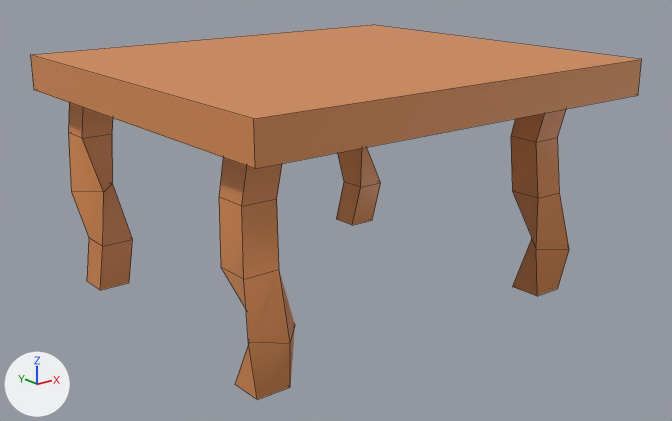
What one commit did to the FBX model src/InMemorian/Assets/models/mesa.fbx.
Camera for both pictures: a 50 mm lens placed at (-0.0706, -0.0892, 0.0456), pointed at (-0.0015, -0.0028, 0.011). The axes (+X, +Y, +Z) are drawn at lower left. The lights are the same throughout. Mesh edges are drawn as thin lines. Where no turn or scale is listed for an object, it has been applied to the vertices.
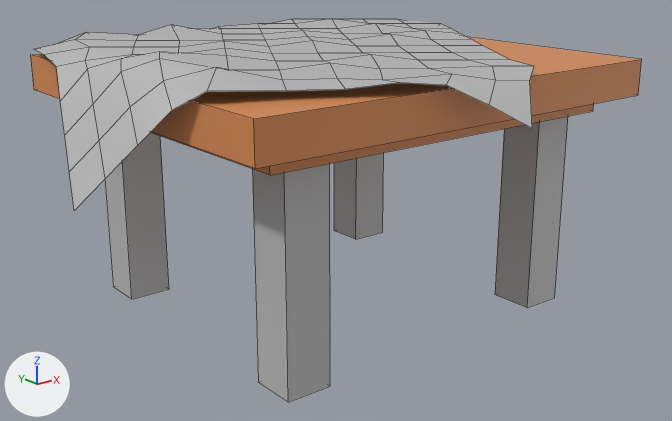
Where the change shows, as pixel boxes (x1, y1, x2, y2) in the pictures (672 x 421 px):
'pPlane1', added
    after: (34, 19, 534, 210)
'pCube4', reshaped, moved, rescaled
    before: (219, 157, 295, 399)
    after: (105, 133, 169, 299)
'pCube3', reshaped, moved, rescaled
    before: (336, 147, 381, 225)
    after: (252, 164, 330, 402)
'pCube5', reshaped, moved, rescaled
    before: (68, 103, 133, 290)
    after: (334, 153, 384, 239)
'pCube6', added
    after: (495, 116, 568, 308)
'pCube2', reshaped, moved, rescaled
    before: (511, 109, 569, 296)
    after: (150, 104, 594, 175)
part 1 of me_mesh_004, cut back
    before: (336, 147, 381, 225)
    after: (252, 164, 330, 402)
part 3 of me_mesh_003, cut back
    before: (68, 103, 133, 290)
    after: (334, 153, 384, 239)
part 5 of me_mesh_001, cut back
    before: (219, 157, 295, 399)
    after: (105, 133, 169, 299)
part 7 of me_mesh_002, cut back
    before: (511, 109, 569, 296)
    after: (150, 104, 594, 175)

Diff of the bpy script that builds the scene:
```diff
--- a/src/InMemorian/Assets/models/mesa.fbx.py
+++ b/src/InMemorian/Assets/models/mesa.fbx.py
@@ me_mesh_004 @@
 # used by ob_pcube3; location = (0.0203, 0.0198, 0.0129); rotation_euler = (1.571, 0.0, 0.0), in degrees (90, 0, 0); scale = (0.00411, 0.0264, 0.00411)
-me_mesh_004.from_pydata(...)  # 20 vertices, 18 faces; spans x -0.97..0.5, y -0.5..0.5, z -0.93..0.97
-me_mesh_004.materials.append(mat_lambert3)  # orange #d88b52
+me_mesh_004.from_pydata(...)  # 8 vertices, 6 faces; spans x -0.5..0.5, y -0.5..0.5, z -0.5..0.5
+# me_mesh_004 part 1
+# 12 vertices are removed from x -0.97..0.5, y -0.25..0.25, z -0.93..0.97
+# 16 faces are deleted
+# 4 new faces join them
+# me_mesh_004 part 2: the surface is now shaded flat
+me_mesh_004.materials.append(mat_lambert1)  # grey #bcbcbc
@@ me_mesh_003 @@
 # used by ob_pcube5; location = (-0.0223, 0.0195, 0.0129); rotation_euler = (1.571, 0.0, 0.0), in degrees (90, 0, 0); scale = (0.00411, 0.0264, 0.00411)
-me_mesh_003.from_pydata(...)  # 20 vertices, 18 faces; spans x -0.97..0.5, y -0.5..0.5, z -0.93..0.97
-me_mesh_003.materials.append(mat_lambert3)  # orange #d88b52
+me_mesh_003.from_pydata(...)  # 8 vertices, 6 faces; spans x -0.5..0.5, y -0.5..0.5, z -0.5..0.5
+# me_mesh_003 part 3
+# 12 vertices are removed from x -0.97..0.5, y -0.25..0.25, z -0.93..0.97
+# 16 faces are deleted
+# 4 new faces join them
+# me_mesh_003 part 4: the surface is now shaded flat
+me_mesh_003.materials.append(mat_lambert1)  # grey #bcbcbc
@@ me_mesh_001 @@
 # used by ob_pcube4; location = (-0.0226, -0.0171, 0.0129); rotation_euler = (1.571, 0.0, 0.0), in degrees (90, 0, 0); scale = (0.00411, 0.0264, 0.00411)
-me_mesh_001.from_pydata(...)  # 20 vertices, 18 faces; spans x -0.77..0.71, y -0.5..0.5, z -0.93..1.18
-me_mesh_001.materials.append(mat_lambert3)  # orange #d88b52
+me_mesh_001.from_pydata(...)  # 8 vertices, 6 faces; spans x -0.5..0.5, y -0.5..0.5, z -0.5..0.5
+# me_mesh_001 part 5
+# 12 vertices are removed from x -0.77..0.71, y -0.25..0.25, z -0.93..1.18
+# 16 faces are deleted
+# 4 new faces join them
+# me_mesh_001 part 6: the surface is now shaded flat
+me_mesh_001.materials.append(mat_lambert1)  # grey #bcbcbc
@@ me_mesh_002 @@
 # used by ob_pcube2; location = (0.0203, -0.0171, 0.0129); rotation_euler = (1.571, 0.0, 0.0), in degrees (90, 0, 0); scale = (0.00411, 0.0264, 0.00411)
-me_mesh_002.from_pydata(...)  # 20 vertices, 18 faces; spans x -0.77..0.71, y -0.5..0.5, z -0.93..1.18
+me_mesh_002.from_pydata(...)  # 8 vertices, 6 faces; spans x -0.5..0.5, y -0.5..0.5, z -0.5..0.5
+# me_mesh_002 part 7
+# 12 vertices are removed from x -0.77..0.71, y -0.25..0.25, z -0.93..1.18
+# 16 faces are deleted
+# 4 new faces join them
+# me_mesh_002 part 8: the surface is now shaded flat
 me_mesh_002.materials.append(mat_lambert3)
@@ ob_pcube3 @@
 ob_pcube3 = bpy.data.objects.new('pCube3', me_mesh_004)
-ob_pcube3.location = (0.0203, 0.0198, 0.0129)
+ob_pcube3.location = (-0.0188, -0.0174, 0.0112)
 ob_pcube3.rotation_euler = (1.571, 0.0, 0.0)  # degrees (90, 0, 0)
-ob_pcube3.scale = (0.00411, 0.0264, 0.00411)
+ob_pcube3.scale = (0.00541, 0.0249, 0.00541)
@@ ob_pcube5 @@
 ob_pcube5 = bpy.data.objects.new('pCube5', me_mesh_003)
-ob_pcube5.location = (-0.0223, 0.0195, 0.0129)
+ob_pcube5.location = (0.0188, 0.017, 0.0112)
 ob_pcube5.rotation_euler = (1.571, 0.0, 0.0)  # degrees (90, 0, 0)
-ob_pcube5.scale = (0.00411, 0.0264, 0.00411)
+ob_pcube5.scale = (0.00541, 0.0249, 0.00541)
@@ ob_pcube4 @@
 ob_pcube4 = bpy.data.objects.new('pCube4', me_mesh_001)
-ob_pcube4.location = (-0.0226, -0.0171, 0.0129)
+ob_pcube4.location = (-0.0188, 0.017, 0.0112)
 ob_pcube4.rotation_euler = (1.571, 0.0, 0.0)  # degrees (90, 0, 0)
-ob_pcube4.scale = (0.00411, 0.0264, 0.00411)
+ob_pcube4.scale = (0.00541, 0.0249, 0.00541)
@@ ob_pcube2 @@
 ob_pcube2 = bpy.data.objects.new('pCube2', me_mesh_002)
-ob_pcube2.location = (0.0203, -0.0171, 0.0129)
+ob_pcube2.location = (0.0, 0.0, 0.0252)
 ob_pcube2.rotation_euler = (1.571, 0.0, 0.0)  # degrees (90, 0, 0)
-ob_pcube2.scale = (0.00411, 0.0264, 0.00411)
+ob_pcube2.scale = (0.0478, 0.00404, 0.0424)
@@ ob_pplane1 @@
+ob_pplane1 = bpy.data.objects.new('pPlane1', me_mesh_001_1)  # 121 vertices, 100 faces; spans x -0.0289..0.0368, y -0.0338..0.0278, z -0.013..0.0016; in mat_lambert6 (grey #bcbcbc)
+ob_pplane1.location = (-0.0069, 0.0032, 0.031)
@@ ob_pcube6 @@
+ob_pcube6 = bpy.data.objects.new('pCube6', me_mesh_006)  # a box spanning x -0.0027..0.0027, y -0.0027..0.0027, z -0.0124..0.0124; in mat_lambert1 (grey #bcbcbc)
+ob_pcube6.location = (0.0188, -0.0167, 0.0112)
```
